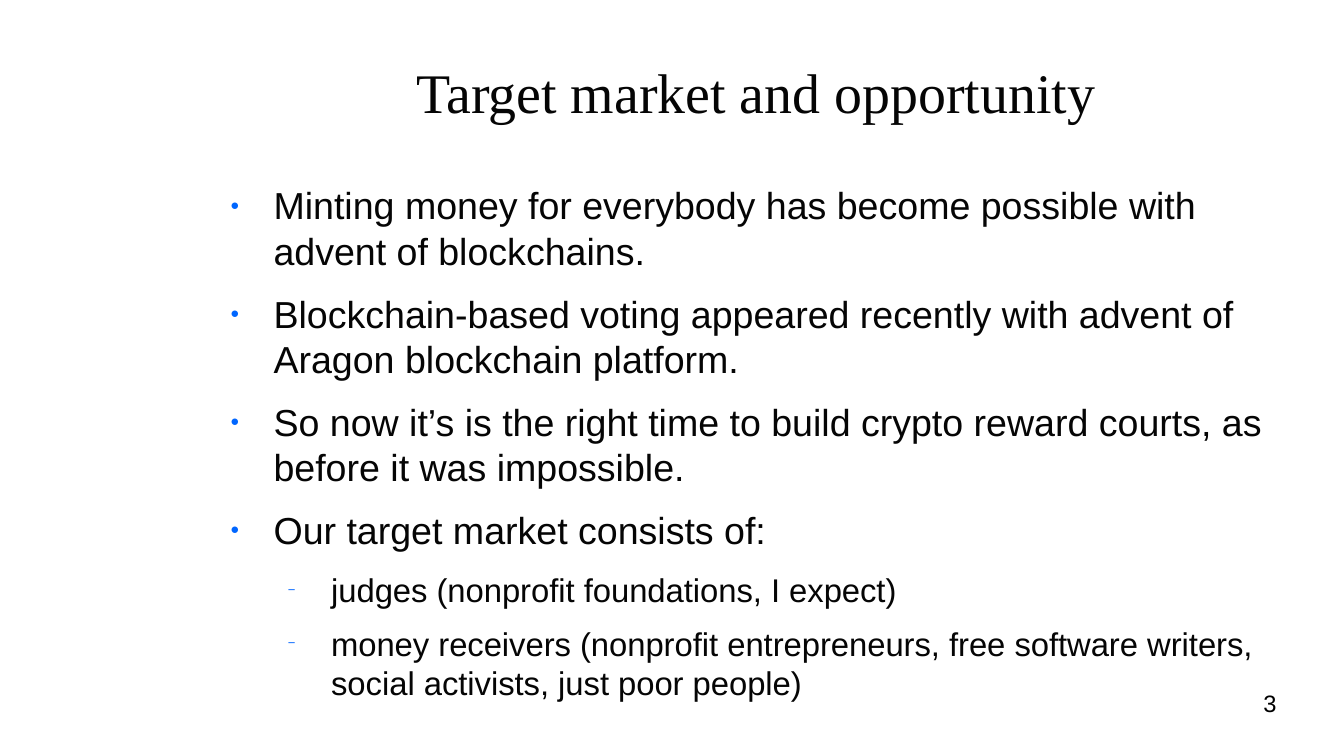
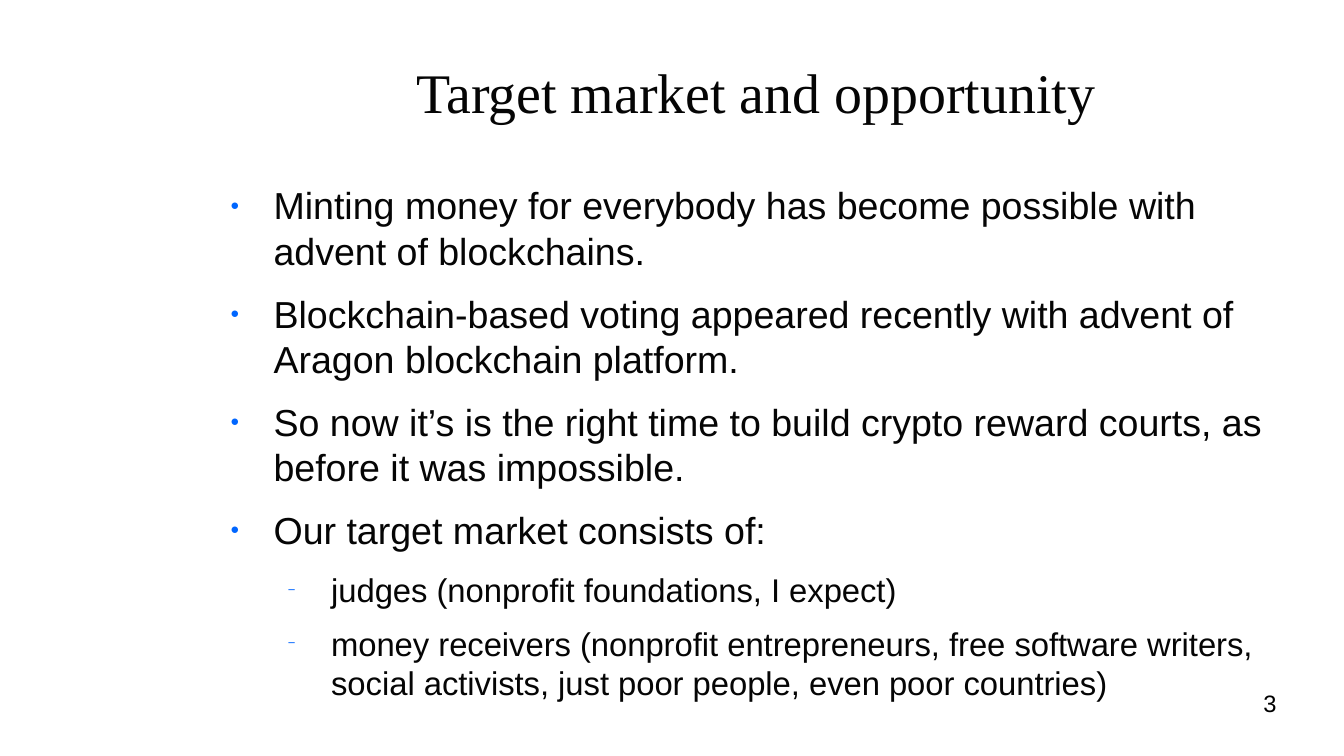
Before and after one commit to vporton/courts, a slide deck: slide 3 of deliverables/pitch-deck.odp. Drawn at 1344x756 pixels with LibreOffice and Linux fonts; fonts in the diff are those of the drawing; background and template pictures are left out. Boxes give left, top, right and bottom in pixels: in the first picture for what was removed or moved away, otherwise in the second. Text is boxed around its words. In the diff, an @@ line names an element or a change of style, - is before the commit and + after.

```diff
--- a/deliverables/pitch-deck.odp
+++ b/deliverables/pitch-deck.odp
@@ text at (331,632,1252,702): text changed @@
-  − money receivers (nonprofit entrepreneurs, free software writers, social activists, just poor people)
+  − money receivers (nonprofit entrepreneurs, free software writers, social activists, just poor people, even poor countries)
```
Also in this commit, not shown: 4 other slides changed.
